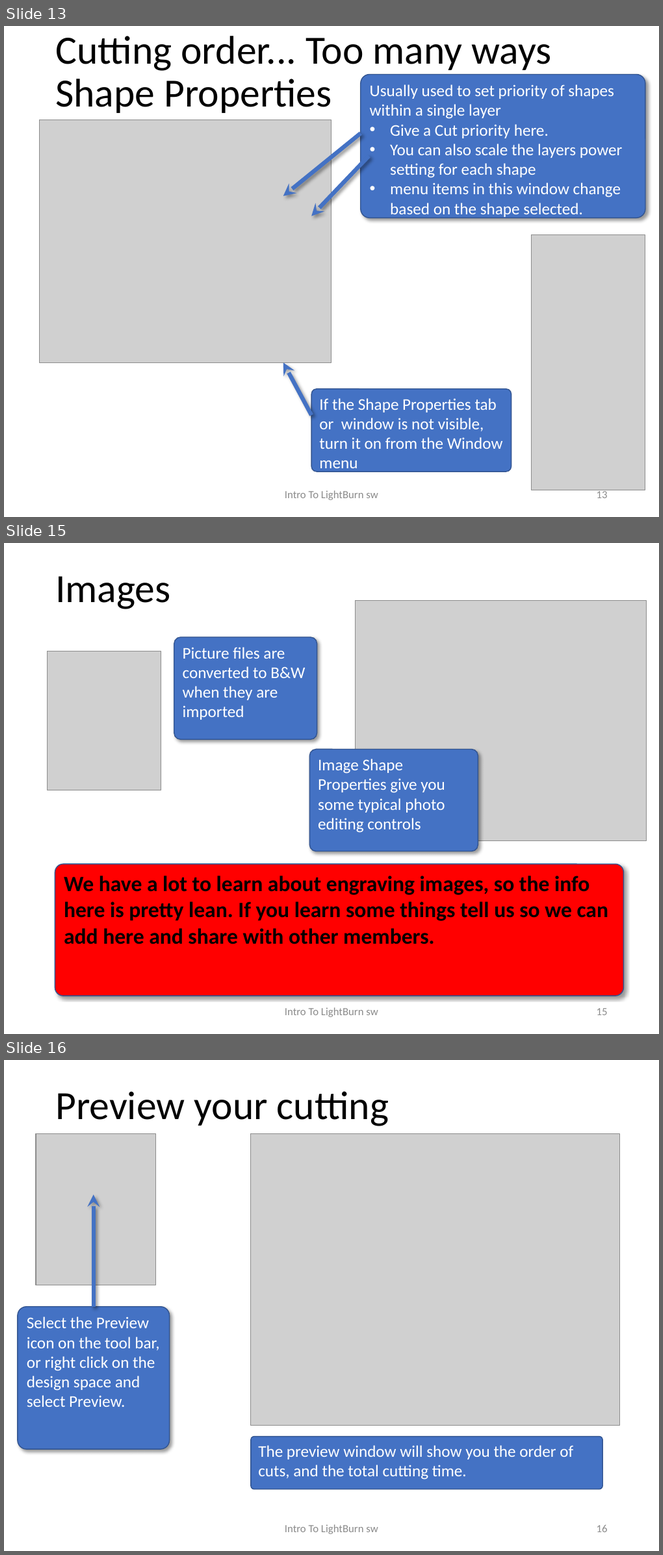
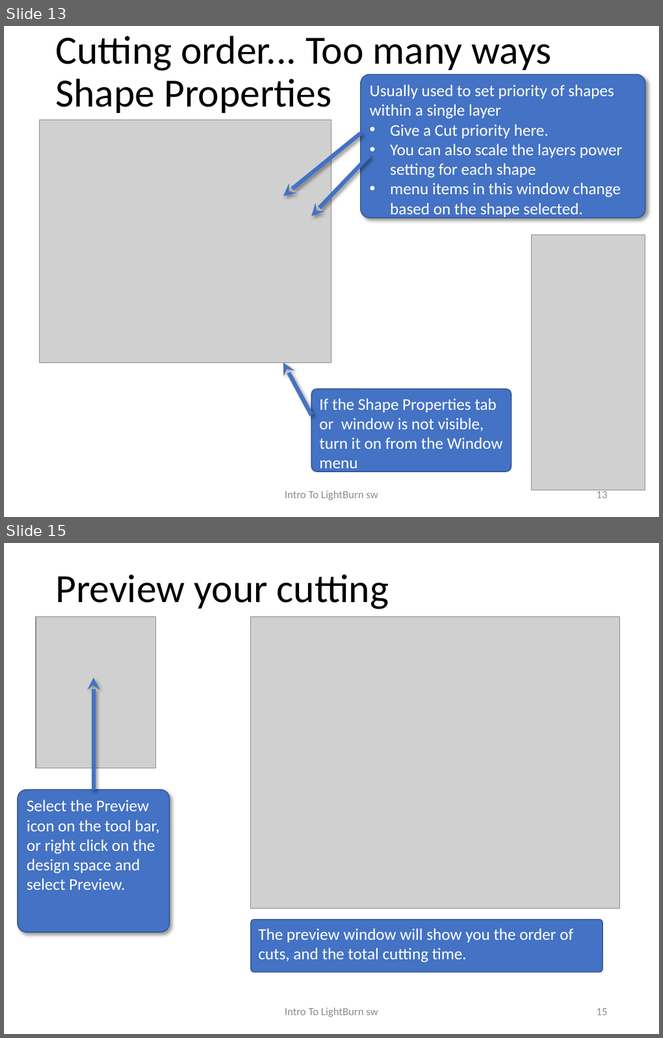
Before and after one commit to BainbridgeArtisanResourceNetwork/ETA-Documents, a slide deck: Intro to LightBurn.pptx. Shown one above the other, each under a label of ours: slides 13, 15 and 16 before the commit, slides 13 and 15 after it; the slides between them are not shown. The pictures are 663x1555 and 663x1038 pixels, drawn with LibreOffice and Linux fonts; fonts in the diff are those of the drawing; grey boxes stand for pictures. Boxes give left, top, right and bottom in pixels: in the first picture for what was removed or moved away, otherwise in the second. Text is boxed around its words. In the diff, an @@ line names an element or a change of style, - is before the commit and + after.

Commit message:
Add files via upload
Added sections on images, dithering, and tracing

```diff
--- a/Intro to LightBurn.pptx
+++ b/Intro to LightBurn.pptx
@@ slide 15 removed at (x1=4, y1=543, x2=659, y2=1034), background #FFFFFF @@
@@ title removed at (x1=55, y1=576, x2=170, y2=609) @@
-Images
@@ picture removed at (x1=355, y1=601, x2=647, y2=841) @@
@@ rounded rectangle removed at (x1=174, y1=637, x2=317, y2=739) @@
-Picture files are converted to B&W when they are imported
@@ picture removed at (x1=48, y1=651, x2=161, y2=790) @@
@@ rounded rectangle removed at (x1=310, y1=750, x2=478, y2=852) @@
-Image Shape Properties give you some typical photo editing controls
@@ rounded rectangle removed at (x1=55, y1=864, x2=624, y2=996) @@
-We have a lot to learn about engraving images, so the info here is pretty lean. If you learn some things tell us so we can add here and share with other members.
@@ text removed at (x1=285, y1=1008, x2=378, y2=1017) @@
-Intro To LightBurn sw
@@ page number removed at (x1=597, y1=1008, x2=608, y2=1016) @@
-15
@@ what was slide 16 is now slide 15 @@
@@ page number at (x1=597, y1=1008, x2=608, y2=1016): text changed @@
-16
+15
```
Also in this commit, not shown: 1 slide changed, 9 slides added, 1 other slide removed, 1 other file.
